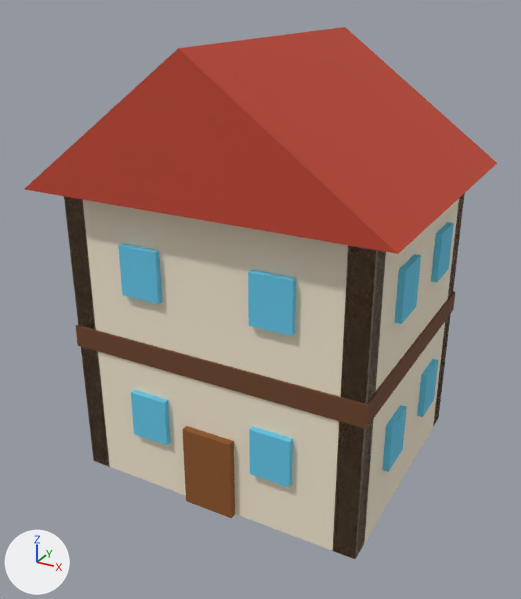
A saved change to the glTF model assets/props/house_red.glb.
One viewpoint serves both versions: a 50 mm lens placed at (1.58, -3.02, 2.35), pointed at (-0.03, -0.11, 0.89). The lights are fixed; the arrows at lower left show +X, +Y and +Z. The older version comes first. Vertices at exactly the same position are counted once.

Objects in the first picture: 'beams'.
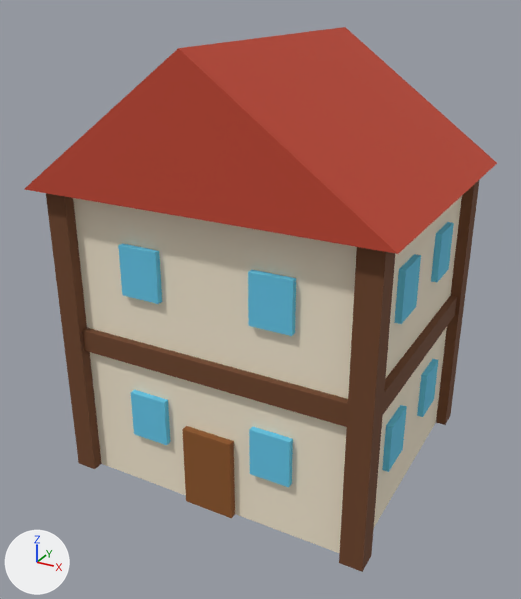
What differs and where, as boxes (x1, y1, x2, y2) in the pictures (521 x 599 px):
'beams', reshaped
    before: (24, 27, 497, 559)
    after: (24, 27, 497, 572)
part 1 of me_beams, added (brown)
    after: (82, 296, 457, 427)
part 2 of me_beams, added (brown)
    after: (46, 193, 102, 469)
part 3 of me_beams, added (brown)
    after: (339, 247, 395, 572)
part 4 of me_beams, added (brown)
    after: (436, 180, 479, 425)
part 5 of me_beams, deleted (brown)
    before: (76, 291, 455, 429)
part 6 of me_beams, deleted (mostly hidden)
    before: (64, 193, 465, 558)

Diff of the bpy script that builds the scene:
```diff
--- a/assets/props/house_red.glb.py
+++ b/assets/props/house_red.glb.py
@@ me_beams @@
 # used by ob_beams; location = (0.0, 0.0, 0.0)
-me_beams.from_pydata(...)  # 118 vertices, 188 faces; spans x -0.87..0.87, y -0.77..0.77, z 0.0..2.13
+me_beams.from_pydata(...)  # 126 vertices, 188 faces; spans x -0.87..0.87, y -0.77..0.77, z 0.0..2.13
+# me_beams part 1: a new loose piece, a box spanning x -0.79..0.79, y -0.69..0.69, z 0.69..0.81, in mat_beam (brown #6e4326)
+# me_beams part 2: a new loose piece, a box spanning x -0.81..-0.69, y -0.7..-0.6, z 0.0..1.5, in mat_beam (brown #6e4326)
+# me_beams part 3: a new loose piece, a box spanning x 0.69..0.81, y -0.7..-0.6, z 0.0..1.5, in mat_beam (brown #6e4326)
+# me_beams part 4: a new loose piece, a box spanning x 0.69..0.81, y 0.6..0.7, z 0.0..1.5, in mat_beam (brown #6e4326)
+# me_beams part 5: the loose piece of 8 vertices spanning x -0.76..0.76, y -0.66..0.66, z 0.69..0.81 is deleted
+# me_beams part 6
+# 24 vertices are removed from x -0.75..0.75, y -0.65..0.65, z 0.0..1.5
+# 48 faces are deleted
+# other edits to the shape of me_beams do not show in these pictures
 me_beams.materials.append(mat_beam)
```
